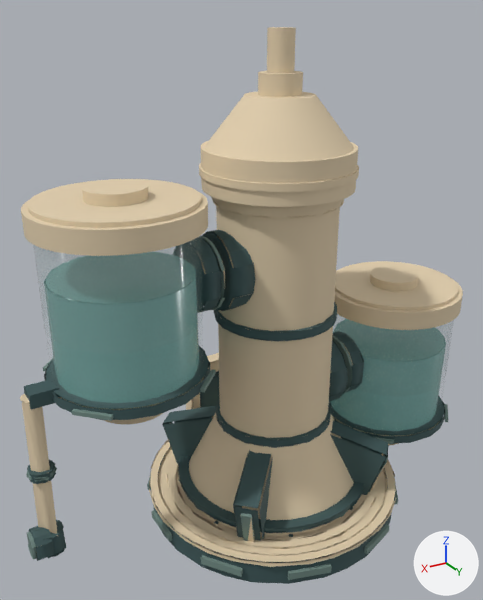
An edit to the glTF model assets/kit/labkit/Vat_T2.glb, drawn before and after from the same camera.
Both versions are drawn from a 50 mm lens placed at (4.62, 6.81, 6.75), pointed at (0.43, -0.16, 3.26). Lighting does not change. The marker at lower right points along +X, +Y and +Z. The first picture is the older version. Vertices at exactly the same position are counted once.

In view in the first picture: 'Vat_T2'.
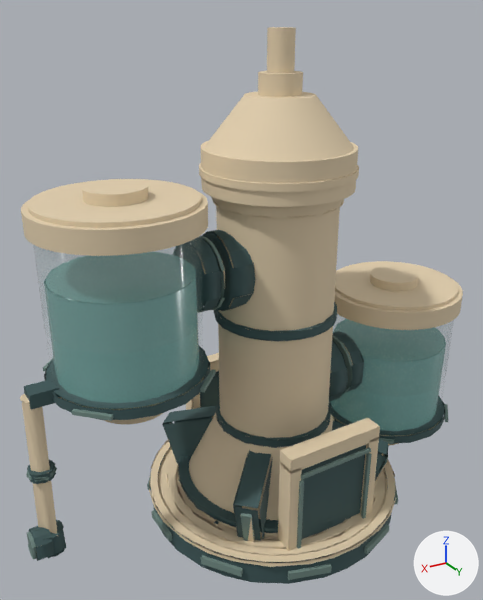
Pixel boxes (x1, y1, x2, y2) of what changed, in the pictures (483 x 600 px):
part 1 of me_vat_t2, added
    after: (301, 445, 366, 539)
part 2 of me_vat_t2, added
    after: (278, 463, 302, 551)
part 3 of me_vat_t2, added
    after: (360, 437, 379, 515)
part 4 of me_vat_t2, added
    after: (280, 418, 380, 473)
part 5 of me_vat_t2, added
    after: (297, 480, 304, 549)
part 6 of me_vat_t2, added
    after: (361, 453, 372, 519)
part 7 of me_vat_t2, added
    after: (301, 447, 371, 480)

The change, as a list of edits to the scene's bpy script:
```text
Change me_vat_t2:
    used by ob_vat_t2; location = (0.0, 0.0, 0.0)
    remove me_vat_t2.from_pydata(...)  # 4874 vertices, 6307 faces; spans x -3.27..3.57, y -1.84..1.84, z -0.02..6.59
    add me_vat_t2.from_pydata(...)  # 4930 vertices, 6391 faces; spans x -3.27..3.57, y -1.84..1.84, z -0.02..6.59
    me_vat_t2 part 1: a new loose piece, a box spanning x -0.55..0.55, y 1.18..1.38, z 0.06..1.56, in mat_os_dark (dark cyan #3d5758)
    me_vat_t2 part 2: a new loose piece, a box spanning x 0.54..0.7, y 1.2..1.44, z 0.06..1.66, in mat_os_steel (beige #e2cfae)
    me_vat_t2 part 3: a new loose piece, a box spanning x -0.7..-0.54, y 1.2..1.44, z 0.06..1.66, in mat_os_steel (beige #e2cfae)
    me_vat_t2 part 4: a new loose piece, a box spanning x -0.7..0.7, y 1.2..1.44, z 1.62..1.82, in mat_os_steel (beige #e2cfae)
    me_vat_t2 part 5: a new loose piece, a box spanning x 0.515..0.565, y 1.43..1.47, z 0.16..1.46, in mat_os_detail (greyish green #718a83)
    me_vat_t2 part 6: a new loose piece, a box spanning x -0.565..-0.515, y 1.43..1.47, z 0.16..1.46, in mat_os_detail (greyish green #718a83)
    me_vat_t2 part 7: a new loose piece, a box spanning x -0.55..0.55, y 1.43..1.47, z 1.495..1.545, in mat_os_detail (greyish green #718a83)
```
